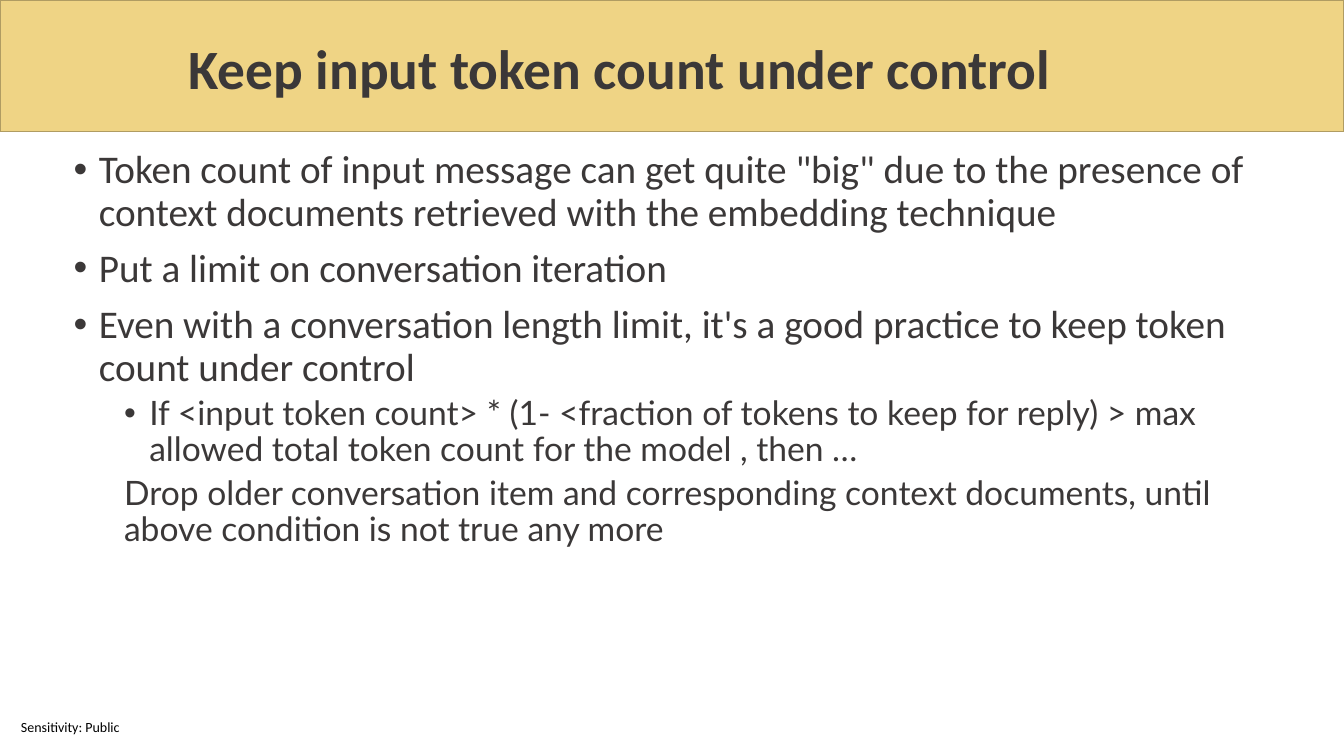
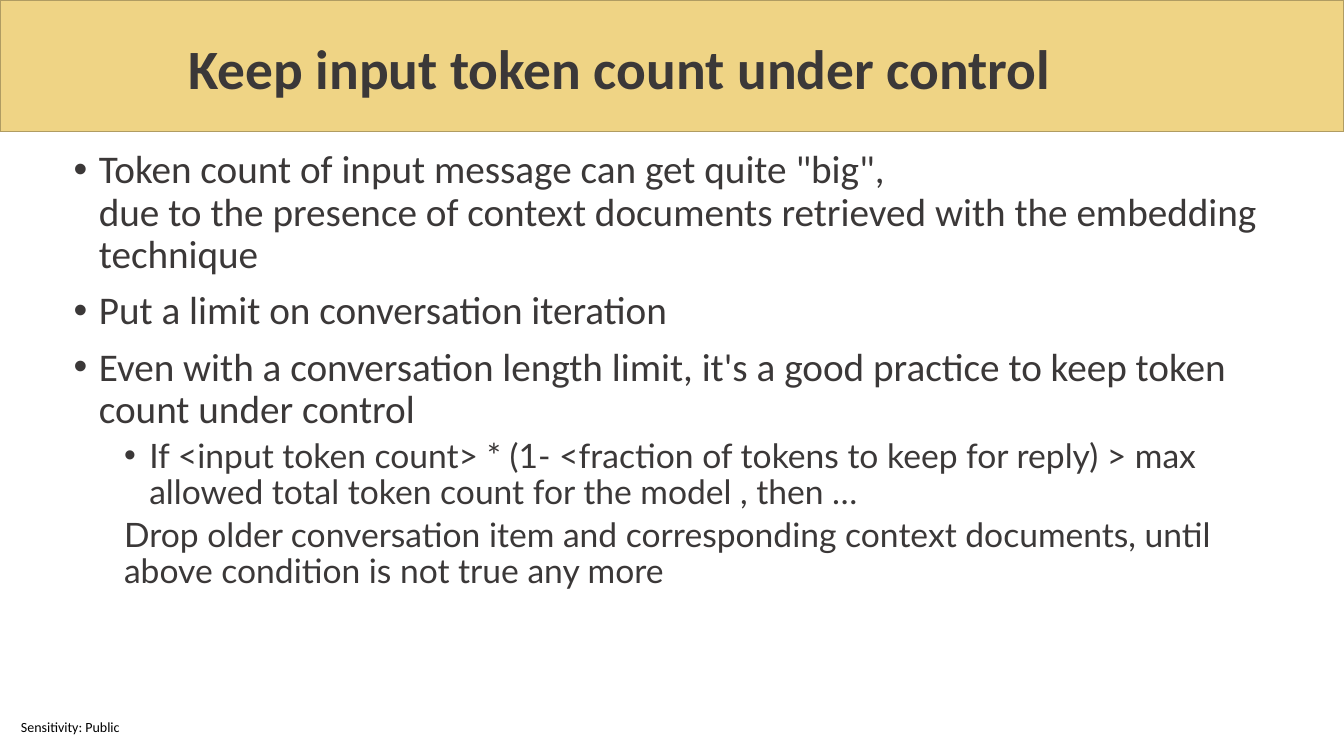
Before and after one commit to sabbadino/AzureDay2023Torino, a slide deck: slide 28 of sessions/room1_15_30/azure-day-ChatBot.pptx (slide 29 before the commit). Drawn at 1344x756 pixels with LibreOffice and Linux fonts; fonts in the diff are those of the drawing; background and template pictures are left out. Boxes give left, top, right and bottom in pixels: in the first picture for what was removed or moved away, otherwise in the second. Text is boxed around its words. In the diff, an @@ line names an element or a change of style, - is before the commit and + after.

```diff
--- a/sessions/room1_15_30/azure-day-ChatBot.pptx
+++ b/sessions/room1_15_30/azure-day-ChatBot.pptx
@@ text at (99,155,1257,275): text changed @@
-• Token count of input message can get quite "big" due to the presence of context documents retrieved with the embedding technique
+• Token count of input message can get quite "big",
+  due to the presence of context documents retrieved with the embedding technique
```
Also in this commit, not shown: 15 other slides changed, 5 slides removed.
